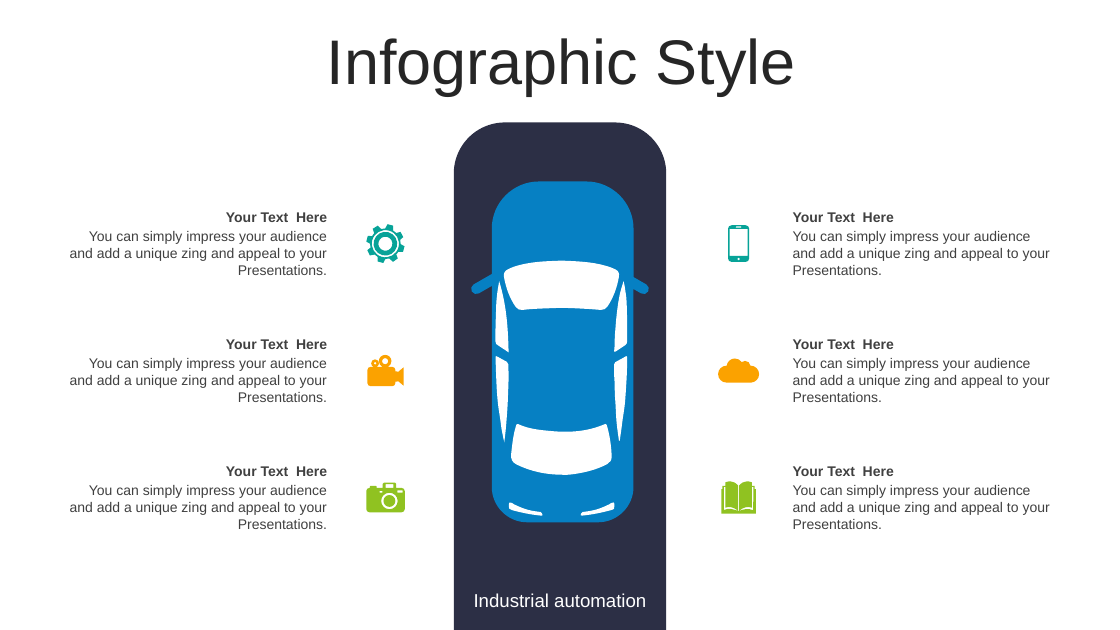
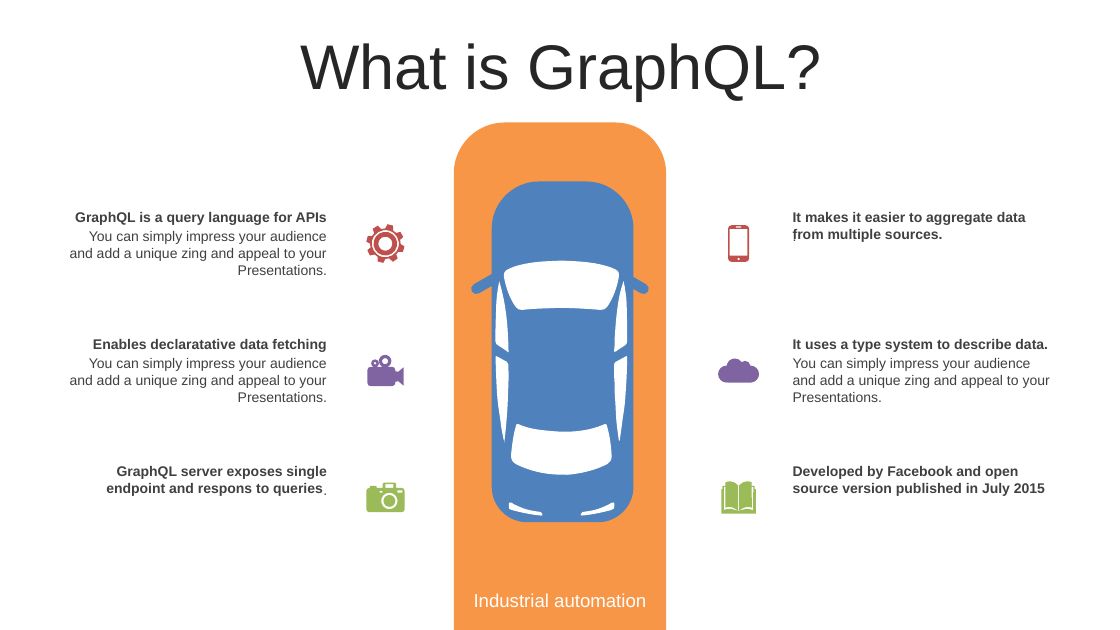
Before and after one commit to thanhlongvl/sportdemo, a slide deck: slide 4 of industry 4.0-Revolution-PowerPoint-Templates.pptx (slide 12 before the commit). Drawn at 1120x630 pixels with LibreOffice and Linux fonts; fonts in the diff are those of the drawing. Boxes give left, top, right and bottom in pixels: in the first picture for what was removed or moved away, otherwise in the second. Text is boxed around its words. In the diff, an @@ line names an element or a change of style, - is before the commit and + after.

```diff
--- a/industry 4.0-Revolution-PowerPoint-Templates.pptx
+++ b/industry 4.0-Revolution-PowerPoint-Templates.pptx
@@ text at <box>300,43,822,101</box>: text changed @@
-Infographic Style
+What is GraphQL?
@@ round same rect at <box>454,123,666,630</box>: fill #2C2F45 to #F79646 @@
@@ freeform shape at <box>471,181,649,523</box>: fill #0680C3 to #4F81BD @@
@@ text at <box>75,212,327,225</box>: text changed @@
-Your Text Here
+GraphQL is a query language for APIs
@@ freeform shape at <box>366,224,405,263</box>: fill #07A398 to #C0504D; outline redrawn @@
@@ freeform shape at <box>728,225,749,262</box>: fill #07A398 to #C0504D; outline redrawn @@
@@ text added at <box>785,223,1065,282</box>, 12 pt, text #404040 @@
+.
@@ text at <box>793,212,1026,241</box>: text changed @@
-Your Text Here
+It makes it easier to aggregate data from multiple sources.
@@ text removed at <box>793,231,1050,275</box> @@
-You can simply impress your audience and add a unique zing and appeal to your Presentations.
@@ freeform shape at <box>496,260,628,516</box>: outline redrawn @@
@@ text at <box>93,339,326,352</box>: text changed @@
-Your Text Here
+Enables declaratative data fetching
@@ freeform shape at <box>367,355,403,386</box>: fill #FBA200 to #8064A2; outline redrawn @@
@@ freeform shape at <box>718,359,760,383</box>: fill #FBA200 to #8064A2; outline redrawn @@
@@ text at <box>793,339,1048,352</box>: text changed @@
-Your Text Here
+It uses a type system to describe data.
@@ text added at <box>55,478,335,537</box>, 12 pt, text #404040 @@
+.
@@ text at <box>106,466,326,496</box>: text changed @@
-Your Text Here
+GraphQL server exposes single endpoint and respons to queries
@@ text at <box>793,466,1045,496</box>: text changed @@
-Your Text Here
+Developed by Facebook and open source version published in July 2015
@@ text removed at <box>70,485,327,529</box> @@
-You can simply impress your audience and add a unique zing and appeal to your Presentations.
@@ freeform shape at <box>366,483,405,513</box>: fill #90C221 to #9BBB59; outline redrawn @@
@@ freeform shape at <box>722,481,756,513</box>: fill #90C221 to #9BBB59; outline redrawn @@
@@ text removed at <box>793,485,1050,529</box> @@
-You can simply impress your audience and add a unique zing and appeal to your Presentations.
```
Also in this commit, not shown: 46 other slides changed, 3 slides added, 1 slide removed, 1 other file.
